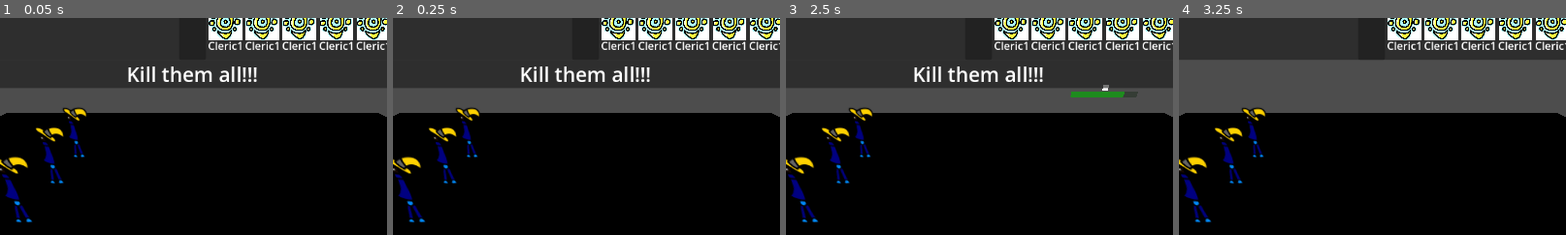
Above: before the commit, frames 1-4 (left to right).
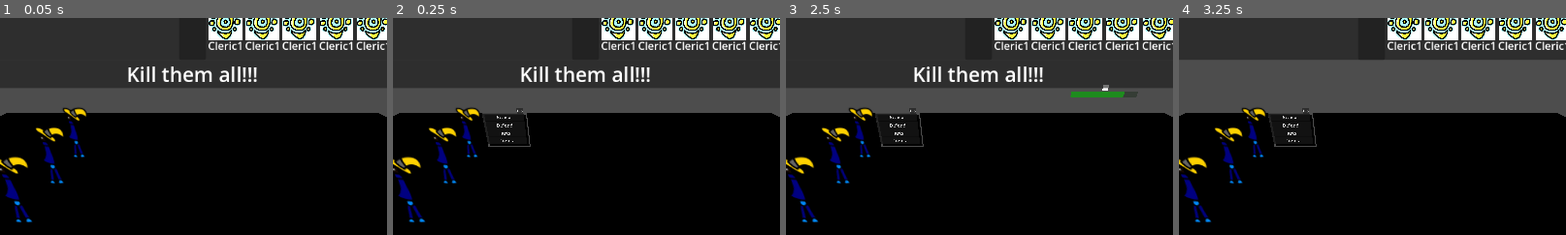
Above: after the commit, the same moments.

Repository: eneumont/towermercs
Game: Godot game, scene res://Scenes/Battle/Fields/Battlefield1.tscn
Same seed, same stepped clock (60 frames per second), same inputs: the game is played once before the commit and once after it. This scene is started directly instead of the project's main scene.
Inputs (mouse positions are % of the whole screen's width and height, from its top left):
- Up to frame 1 (0.05 s): no input
- Up to frame 2 (0.25 s): no input
- Up to frame 3 (2.5 s): tap Enter at 0.5 s; move the mouse to (72, 45) at 0.52 s; hold D (move_right) 0.53-1.28 s; click (72, 45) at 0.6 s; tap Z (confirm) at 1.25, 1.35, 2 s; move the mouse to (30, 55) at 1.27 s; hold S (move_down) 1.28-2.03 s; click (30, 55) at 1.55 s; move the mouse to (60, 28) at 2.02 s; hold D (move_right) from 2.03 s (still down); click (60, 28) at 2.1 s
- Up to frame 4 (3.25 s): tap Z (confirm) at 2.75 s; move the mouse to (45, 70) at 2.77 s; release D (move_right) at 2.78 s; hold W (move_up) from 2.78 s (still down); click (45, 70) at 2.85 s
The pictures show only the part of the screen within x 25-75%, y 6-56%; the shares and areas given below are measured in that part.

The runs differ from the first frame. In frame 2, 0.4% of the frame differs, in the area x 23-36%, y 41-60%; in frame 3, 0.4%; in frame 4, 0.4%.
Error in both runs: Invalid access to property or key 'display_name' on a base object of type 'Nil'. (res://Scripts/Battle/battler.gd:83)

Commit message:
command menu needs work

Diff:
--- /dev/null
+++ b/Resources/Arts/test_defend.tres
@@ -0,0 +1,17 @@
+[gd_resource type="Resource" script_class="ArtRes" load_steps=3 format=3 uid="uid://ce2wg1n5h3h2w"]
+
+[ext_resource type="Script" uid="uid://ys26fldtku2b" path="res://Scripts/Resources/art_data.gd" id="1_kcqr6"]
+[ext_resource type="Script" uid="uid://dxgcds3j52eam" path="res://Scripts/Resources/status_data.gd" id="2_y7qi6"]
+
+[resource]
+script = ExtResource("1_kcqr6")
+id = "test_defend"
+display_name = "Defend"
+accuracy = 100.0
+critical = 1.0
+team = 1
+type = 2
+anim = "anim_name"
+crit_art = "test_defend_crit"
+description = "Brace for impact and prepare for the next turn."
+metadata/_custom_type_script = "uid://ys26fldtku2b"
--- a/Scenes/Battle/Characters/BattlerPlayer.tscn
+++ b/Scenes/Battle/Characters/BattlerPlayer.tscn
@@ -1,8 +1,9 @@
-[gd_scene load_steps=8 format=3 uid="uid://cf5p3n3ek8f68"]
+[gd_scene load_steps=10 format=3 uid="uid://cf5p3n3ek8f68"]
 
 [ext_resource type="Script" uid="uid://c8b48af2qipn0" path="res://Scripts/Battle/battlerP.gd" id="1_q5msn"]
 [ext_resource type="Texture2D" uid="uid://dxl38cypdf47x" path="res://Images/Textures/Classes/Mage/mage_battle.png" id="2_hqnuu"]
 [ext_resource type="PackedScene" uid="uid://cimcggwvtovg1" path="res://Scenes/Battle/UI/SelectUI.tscn" id="3_wkk3a"]
+[ext_resource type="PackedScene" uid="uid://d2ngtar5oskti" path="res://Scenes/Battle/UI/CommandMenuUI.tscn" id="4_h3dt3"]
 
 [sub_resource type="CapsuleShape3D" id="CapsuleShape3D_qko8o"]
 
@@ -23,6 +24,9 @@
 
 [sub_resource type="ViewportTexture" id="ViewportTexture_h3dt3"]
 viewport_path = NodePath("Sprite3D/SubViewport")
+
+[sub_resource type="ViewportTexture" id="ViewportTexture_qko8o"]
+viewport_path = NodePath("Sprite3D2/SubViewport")
 
 [node name="BattlerPlayer" type="CharacterBody3D"]
 script = ExtResource("1_q5msn")
@@ -47,6 +51,16 @@
 
 [node name="SelectUI" parent="Sprite3D/SubViewport" instance=ExtResource("3_wkk3a")]
 
+[node name="Sprite3D2" type="Sprite3D" parent="."]
+transform = Transform3D(0.3536442, 0, 0, 0, 0.3536442, 0, 0, 0, 1, 1.321062, 1.0732083, 0)
+visible = false
+texture = SubResource("ViewportTexture_qko8o")
+
+[node name="SubViewport" type="SubViewport" parent="Sprite3D2"]
+size = Vector2i(420, 375)
+
+[node name="CommandMenu" parent="Sprite3D2/SubViewport" instance=ExtResource("4_h3dt3")]
+
 [connection signal="input_event" from="." to="." method="clicked"]
 [connection signal="mouse_entered" from="." to="." method="show_select"]
 [connection signal="mouse_exited" from="." to="." method="hide_select"]
--- a/Scenes/Battle/UI/CommandMenuUI.tscn
+++ b/Scenes/Battle/UI/CommandMenuUI.tscn
@@ -14,7 +14,6 @@
 offset_bottom = 0.04800415
 grow_horizontal = 2
 grow_vertical = 2
-mouse_filter = 1
 script = ExtResource("1_h3hwq")
 
 [node name="Panel2" type="Panel" parent="."]
--- a/Scripts/Battle/battle_manager.gd
+++ b/Scripts/Battle/battle_manager.gd
@@ -10,6 +10,8 @@
 
 @onready var UI = $BattleUI
 
+#prob gonna need to change how casting arts work
+#to rely on bm more to allow more interactivity
 var casted_art: String
 var cur_turnOrder = []
 var next_turnOrder = []
@@ -32,6 +34,7 @@
 
 func new_turn():
 	casted_art = ""
+	targets = []
 	if not cur_turnOrder.is_empty():
 		UI.set_turns()
 		cur_turnOrder[0].start_turn()
--- a/Scripts/Battle/battler.gd
+++ b/Scripts/Battle/battler.gd
@@ -114,7 +114,26 @@
 	if Input.is_action_just_released("l_click"):
 		if not bm.casted_art.is_empty(): #prob add lot of checks here...
 			var art := ArtDatabase.get_art(bm.casted_art)
-			bm.targets += self
+			var a_targets: Array[Battler]
+
+			if art.team == ArtRes.TargetTeam.ALL:
+				a_targets = bm.aliveBattlers
+			else:
+				if team == Team.ALLY && art.team == ArtRes.TargetTeam.ALLY:
+					match art.group:
+						ArtRes.GroupType.SINGLE:
+							a_targets.append(self)
+						ArtRes.GroupType.TEAM:
+							a_targets.append_array(bm.aliveBattlers.filter(func(b): return b.team == Battler.Team.ALLY))
+				elif team == Team.FOE && art.team == ArtRes.TargetTeam.FOE:
+					match art.group:
+						ArtRes.GroupType.SINGLE:
+							a_targets.append(self)
+						ArtRes.GroupType.TEAM:
+							a_targets.append_array(bm.aliveBattlers.filter(func(b): return b.team == Battler.Team.FOE))
+
+			bm.targets.append_array(a_targets)
 			bm.cast()
 		else:
+			#show analyse menu or somethin
 			pass
--- a/Scripts/Battle/battlerP.gd
+++ b/Scripts/Battle/battlerP.gd
@@ -4,8 +4,15 @@
 var curAP: int
 var maxAP: int
 
+@onready var command = $Sprite3D2
+
+func _ready() -> void:
+	command.get_child(0).get_child(0).bm = bm
+
 func start_turn():
 	super()
+	command.visible = true
 
 func end_turn():
 	super()
+	command.visible = false
